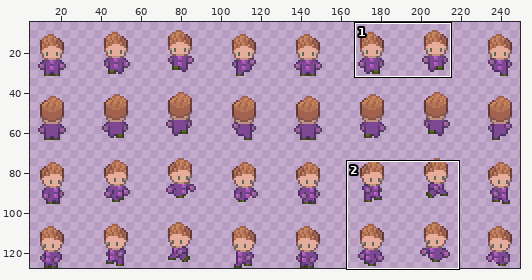
Edited in one commit: sprite sheet (frontend/public/assets/walk/walk_purple.png). The picture above shows the old version from afar; the outline marks the close-up.
Close-up. Before:
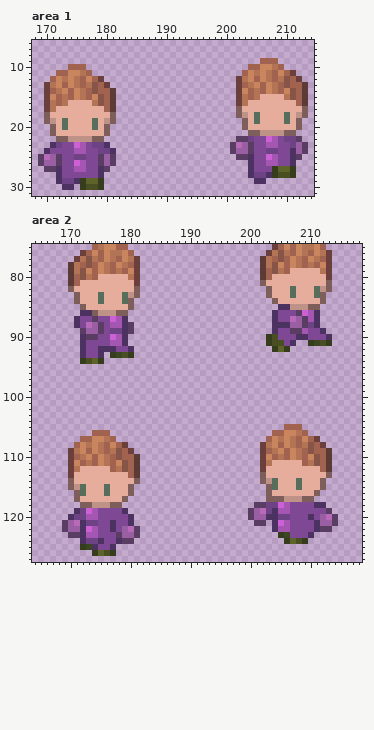
The file is 256x128 pixels. Shown: area 1: x 168..214, y 6..31; area 2: x 164..218, y 75..127. The wide view leaves out empty margins. The commit also changed other parts of the picture, which this record leaves out.
Once edited:
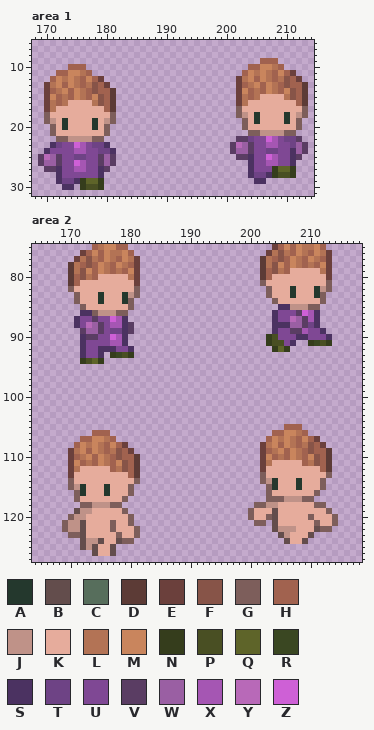
Palette (. is transparent): A #24382d  B #634d4c  C #576e5c  D #5c3b36  E #6b403c  F #875448  G #7d5e5b  H #a1624f  J #bf9288  K #e6ac9c  L #b37355  M #c9855d  N #353d1c  P #494f23  Q #5e6429  R #3a4722  S #4b3261  T #6e4385  U #7f4894  V #5a3d63  W #9a5fa3  X #a556b3  Y #b869b8  Z #ce60d6
Difference:
{"where": "area 1"}
{"y":18,"x":205,"old":"C","new":"A"}
{"y":18,"x":210,"old":"C","new":"A"}
{"y":19,"x":173,"old":"C","new":"A"}
{"y":19,"x":178,"old":"C","new":"A"}
{"y":19,"x":205,"old":"C","new":"A"}
{"y":19,"x":210,"old":"C","new":"A"}
{"y":20,"x":173,"old":"C","new":"A"}
{"y":20,"x":178,"old":"C","new":"A"}
{"where": "area 2"}
{"y":82,"x":207,"old":"C","new":"A"}
{"y":82,"x":211,"old":"C","new":"A"}
{"y":83,"x":175,"old":"C","new":"A"}
{"y":83,"x":179,"old":"C","new":"A"}
{"y":83,"x":207,"old":"C","new":"A"}
{"y":83,"x":211,"old":"C","new":"A"}
{"y":84,"x":175,"old":"C","new":"A"}
{"y":84,"x":179,"old":"C","new":"A"}
{"y":114,"x":204,"old":"C","new":"A"}
{"y":114,"x":208,"old":"C","new":"A"}
{"y":115,"x":172,"old":"C","new":"A"}
{"y":115,"x":176,"old":"C","new":"A"}
{"y":115,"x":204,"old":"C","new":"A"}
{"y":115,"x":208,"old":"C","new":"A"}
{"y":116,"x":172,"old":"C","new":"A"}
{"y":116,"x":176,"old":"C","new":"A"}
{"y":118,"x":201,"old":"VVTTZXUUUUSS","new":"GGJJKKKKKKGG"}
{"y":119,"x":171,"old":"STZXUUUUS","new":"BJJKKKKKG"}
{"y":119,"x":200,"old":"VWYTSXXUUUUUUV","new":"GKKKBKKKKKKKKG"}
{"y":120,"x":170,"old":"STTXXUUUUUS","new":"GJJKKKKKKKG"}
{"y":120,"x":200,"old":"VWWSSTTUUUSUWYV","new":"GKKGBKKKKKGKKKG"}
{"y":121,"x":169,"old":"VWYSTTUUSUUS","new":"GJJBKKKKGKKG"}
{"y":121,"x":201,"old":"VV","new":"GG"}
{"y":121,"x":204,"old":"SZXUUUUSWWV","new":"BKKKKKKGKKG"}
{"y":122,"x":169,"old":"VWWSZXUUSUWYV","new":"GJJBKKKKGKKKG"}
{"y":122,"x":204,"old":"SXXUUUUSVV","new":"BJJJKKKBGG"}
{"y":123,"x":170,"old":"VVSXXUUUVWWV","new":"GGBKKKKKGKKG"}
{"y":123,"x":205,"old":"NRUUUS","new":"BJKKKB"}
{"y":124,"x":172,"old":"STTSUUSVV","new":"BJJBKKBGG"}
{"y":124,"x":206,"old":"NQPN","new":"BKKB"}
{"y":125,"x":172,"old":"NRSUUS","new":"BJBKKB"}
{"y":126,"x":174,"old":"NQPN","new":"BKKB"}
